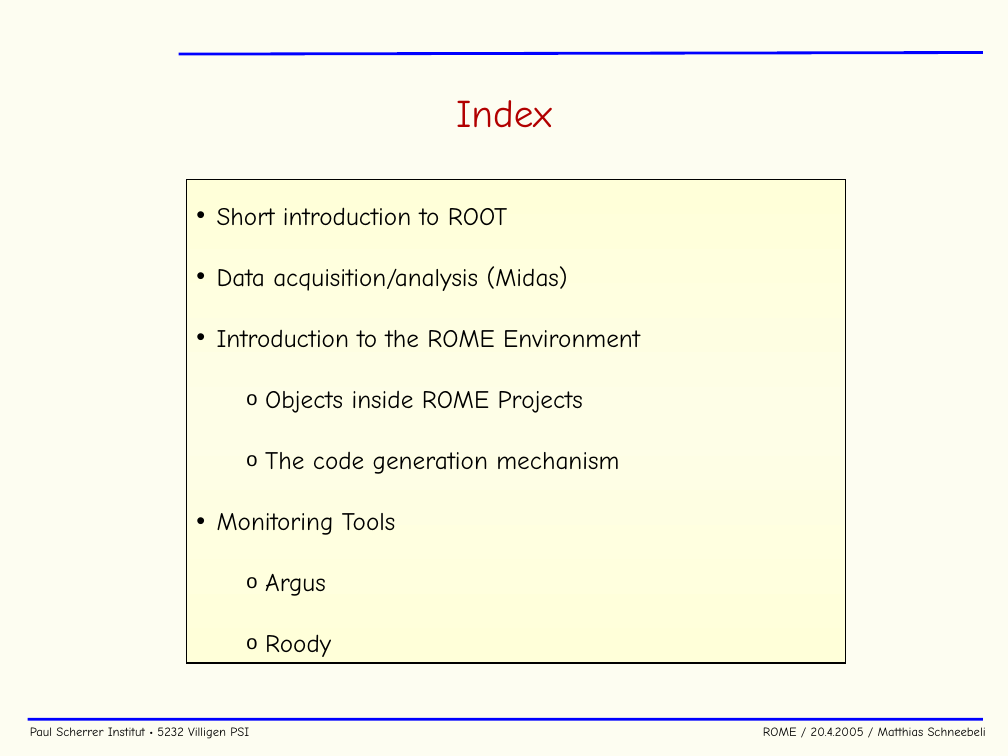
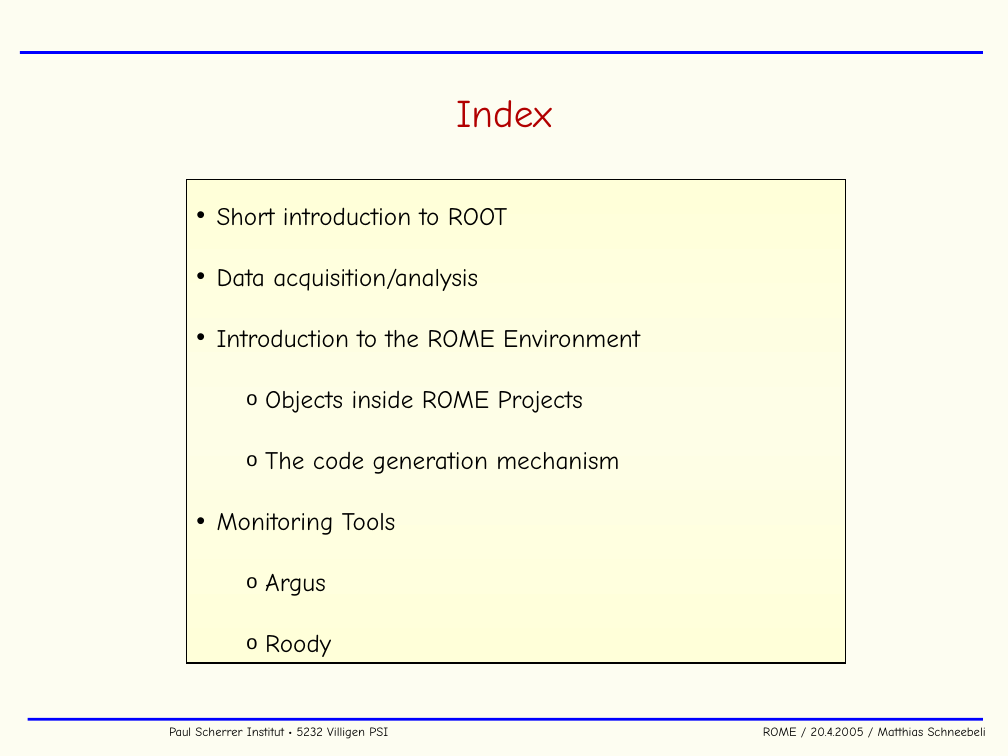
Before and after one commit to cjpl/rome, a slide deck: slide 3 of documentation/ROME.ppt. Drawn at 1008x756 pixels with LibreOffice and Linux fonts; fonts in the diff are those of the drawing; background and template pictures are left out. Boxes give left, top, right and bottom in pixels: in the first picture for what was removed or moved away, otherwise in the second. Text is boxed around its words. In the diff, an @@ line names an element or a change of style, - is before the commit and + after.

```diff
--- a/documentation/ROME.ppt
+++ b/documentation/ROME.ppt
@@ line moved from (178, 54) - (983, 52) to (20, 52) - (983, 52) @@
@@ text in rectangle at box(217, 269, 478, 291): text changed @@
-• Data acquisition/analysis (Midas)
+• Data acquisition/analysis
@@ text "Paul Scherrer Institut • 5232 ..." rewrapped from box(30, 727, 986, 739) to box(169, 727, 986, 739) @@
```
Also in this commit, not shown: 54 other slides changed, 1 slide added, 6 other files.
